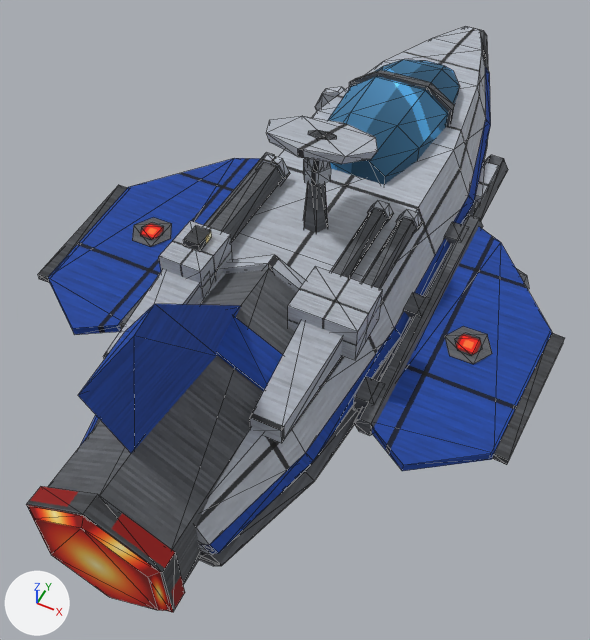
Renders of the glTF model art/models/puffin.glb from each side of a commit.
The view is the same before and after, from a 50 mm camera at (23.7, -57.5, 66.4) aimed at (0.2, -10.6, 7.8). The axes (+X, +Y, +Z) are drawn at lower left. The lights are the same throughout. The older version comes first. Mesh edges are drawn as thin lines. Where no turn or scale is listed for an object, it has been applied to the vertices.

Objects in the first picture: 'booster', 'booster_ring', 'canopy', 'chine_stripe.001', 'exhaust', 'fin', 'hull', 'plate', 'plate.001', 'projector_dish', 'receiver.001', 'shoulder_fairing.001' and 32 more.
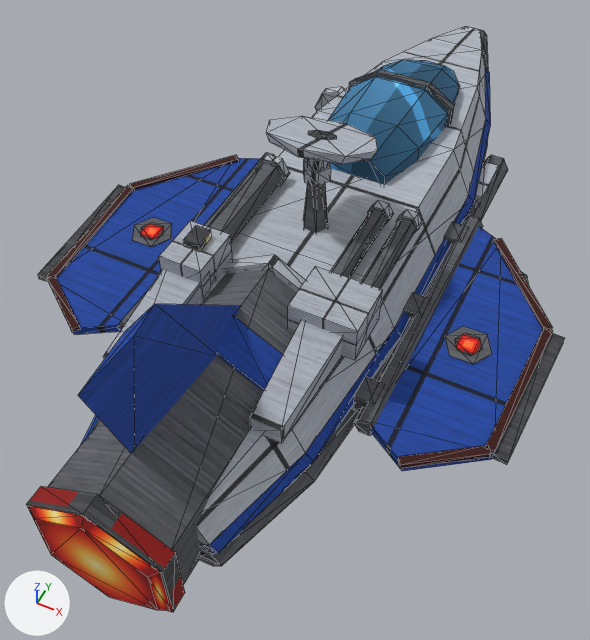
The change, as a list of edits to the scene's bpy script:
```text
Add img_ember:
    img_ember = load_image('ember', '_unpacked/ember', 64, 64, 'sRGB')
Add mat_amber_ember:
    mat_amber_ember = principled_material('amber.ember')
    mat_amber_ember.texture = img_ember
    mat_amber_ember.roughness = 0.9
Add me_amp_rim_r_002:
    me_amp_rim_r_002.from_pydata(...)  # 8 vertices, 12 faces; spans x 15.29..21.75, y -23.41..-18.55, z 10.88..11.38
    me_amp_rim_r_002.materials.append(mat_amber_ember)  # picture img_ember
Add me_amp_rim_r_001:
    me_amp_rim_r_001.from_pydata(...)  # 8 vertices, 12 faces; spans x 21.12..22.72, y -18.9..-4.26, z 10.88..11.38
    me_amp_rim_r_001.materials.append(mat_amber_ember)  # picture img_ember
Add me_amp_rim_r:
    me_amp_rim_r.from_pydata(...)  # 8 vertices, 12 faces; spans x 14.41..22.63, y -4.53..5.37, z 10.88..11.38
    me_amp_rim_r.materials.append(mat_amber_ember)  # picture img_ember
Add me_amp_rim_l_002:
    me_amp_rim_l_002.from_pydata(...)  # 8 vertices, 12 faces; spans x -21.75..-15.29, y -23.41..-18.55, z 10.88..11.38
    me_amp_rim_l_002.materials.append(mat_amber_ember)  # picture img_ember
Add me_amp_rim_l_001:
    me_amp_rim_l_001.from_pydata(...)  # 8 vertices, 12 faces; spans x -22.72..-21.12, y -18.9..-4.26, z 10.88..11.38
    me_amp_rim_l_001.materials.append(mat_amber_ember)  # picture img_ember
Add me_amp_rim_l:
    me_amp_rim_l.from_pydata(...)  # 8 vertices, 12 faces; spans x -22.63..-14.41, y -4.53..5.37, z 10.88..11.38
    me_amp_rim_l.materials.append(mat_amber_ember)  # picture img_ember
Add ob_amp_rim_r_002:
    ob_amp_rim_r_002 = bpy.data.objects.new('amp_rim_r.002', me_amp_rim_r_002)
    ob_amp_rim_r_002.location = (0.0, 0.0, 0.0)
Add ob_amp_rim_r_001:
    ob_amp_rim_r_001 = bpy.data.objects.new('amp_rim_r.001', me_amp_rim_r_001)
    ob_amp_rim_r_001.location = (0.0, 0.0, 0.0)
Add ob_amp_rim_r:
    ob_amp_rim_r = bpy.data.objects.new('amp_rim_r', me_amp_rim_r)
    ob_amp_rim_r.location = (0.0, 0.0, 0.0)
Add ob_amp_rim_l_002:
    ob_amp_rim_l_002 = bpy.data.objects.new('amp_rim_l.002', me_amp_rim_l_002)
    ob_amp_rim_l_002.location = (0.0, 0.0, 0.0)
Add ob_amp_rim_l_001:
    ob_amp_rim_l_001 = bpy.data.objects.new('amp_rim_l.001', me_amp_rim_l_001)
    ob_amp_rim_l_001.location = (0.0, 0.0, 0.0)
Add ob_amp_rim_l:
    ob_amp_rim_l = bpy.data.objects.new('amp_rim_l', me_amp_rim_l)
    ob_amp_rim_l.location = (0.0, 0.0, 0.0)
```

Where the change shows, as pixel boxes [x1, y1, x2, y2] in the pictures (590 x 640 px):
'amp_rim_r.001', added (brown): after [485, 327, 553, 455]
'amp_rim_r.002', added (brown): after [397, 445, 491, 469]
'amp_rim_l.001', added: after [47, 185, 134, 278]
'amp_rim_r', added: after [493, 238, 552, 330]
'amp_rim_l', added (brown): after [130, 155, 239, 190]
'amp_rim_l.002', added (brown): after [47, 276, 81, 333]
